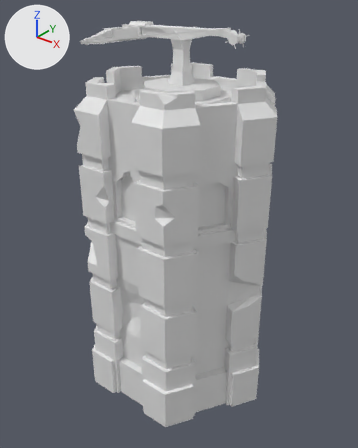
The Blender file Models/Ballista Tower L1.blend as it was, and as the next commit left it.
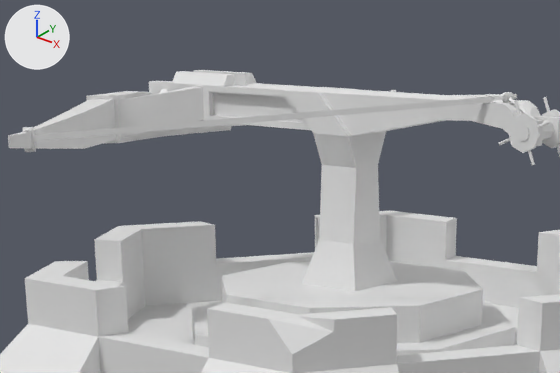
There are two pictures of each version: one whole from a 50 mm camera at (3.29, -4.15, 4.6) aimed at (0.0, -0.04, 2.05), one close up on the part from 22% to 68% of the width and 0% to 25% of the height. Every picture has the same lights, and +X, +Y and +Z are marked at upper left.
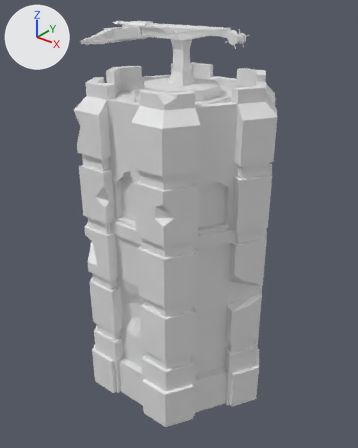
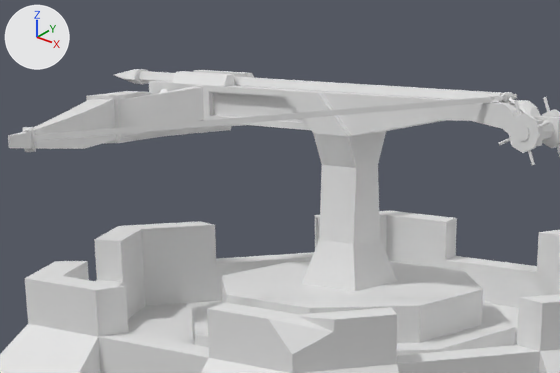
The edits, one by one:
Object 'Cylinder.002' (ob_cylinder_002) is now shown.

What differs and where, as boxes [x1, y1, x2, y2] in the close-ups (560 x 373 px):
'Cylinder.002', shown
    after: [115, 69, 503, 103]
